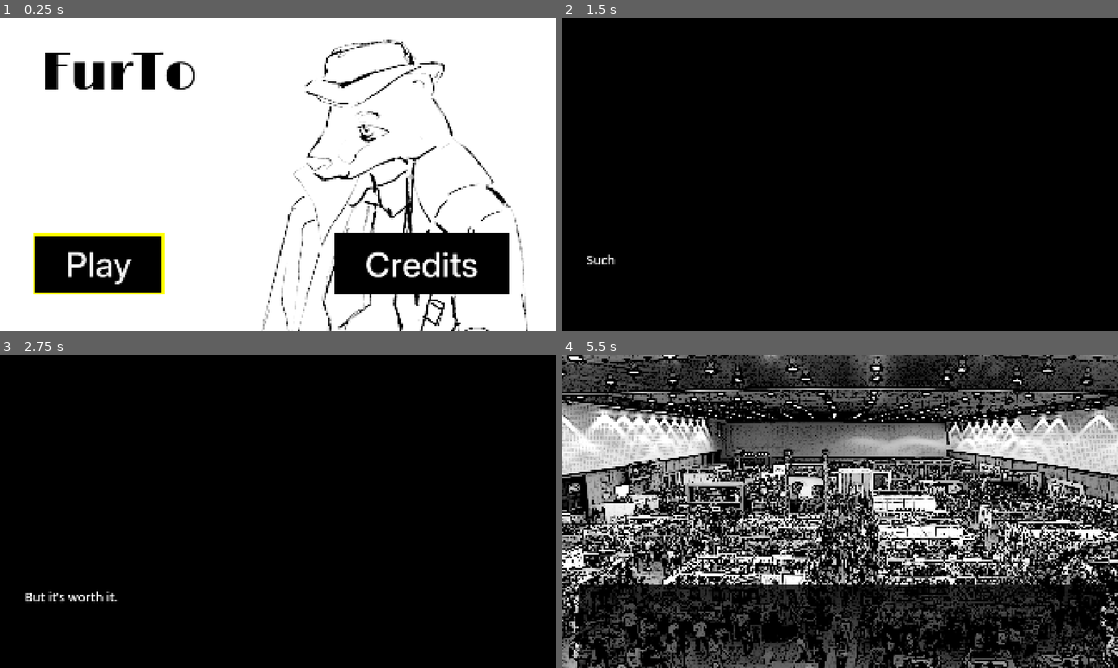
Above: before the commit, frames 1-4 (two rows, left to right).
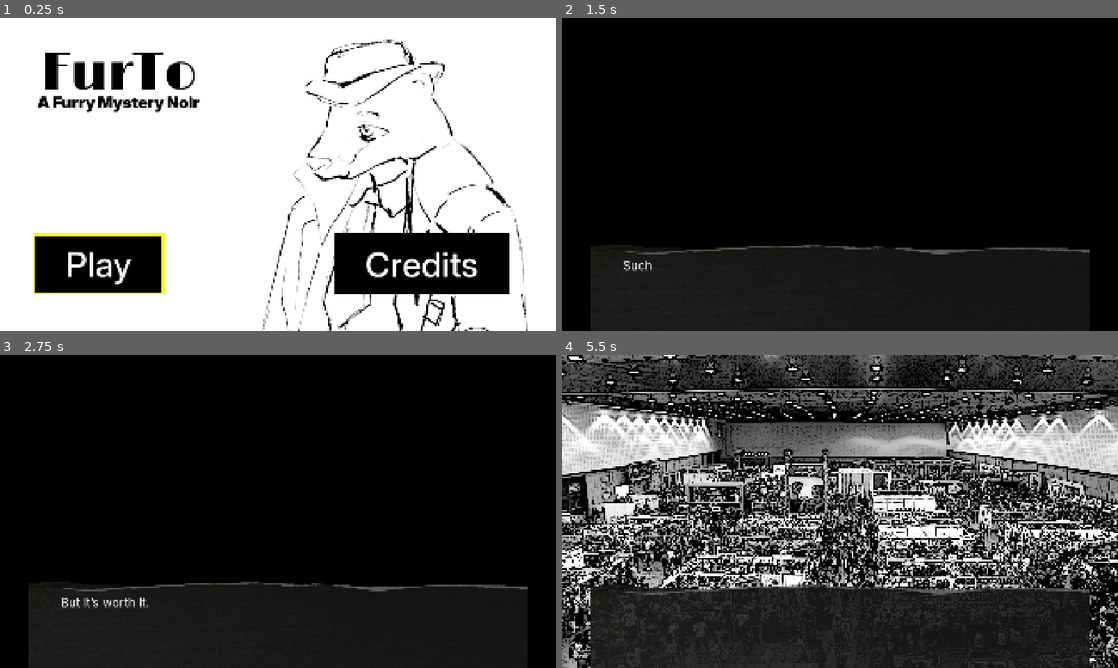
Above: after the commit, the same moments.

Repository: ricardobusta/globalgamejam2026
Game: Godot game, scene res://scenes/title.tscn
The game is run twice, just before and just after one commit, with the same random seed, the same clock (stepped at 60 frames per second) and the same inputs.
Inputs (mouse positions are in pixels of both pictures, inside the frame that each line leads up to):
- Up to frame 1 (0.25 s): no input
- Up to frame 2 (1.5 s): click "Play" at 0.5 s; tap Enter (ui_accept) at 1.25 s; move the mouse to (962, 158) at 1.27 s; click (962, 158) at 1.35 s
- Up to frame 3 (2.75 s): tap Enter (ui_accept) at 1.52, 2 s; drag from (166, 527) to (250, 574) at 2.02 s
- Up to frame 4 (5.5 s): tap Enter (ui_accept) at 2.75, 3.5, 4.52 s; move the mouse to (895, 442) at 2.77 s; click (895, 442) at 2.85 s; drag from (812, 574) to (673, 464) at 3.52 s; move the mouse to (1006, 558) at 4.27 s; click (1006, 558) at 4.35 s; drag from (673, 464) to (756, 433) at 5.02 s

The runs differ from the first frame. In frame 1, 0.7% of the frame differs, in the area x 6-36%, y 24-31%; in frame 2, 11%; in frame 3, 11%, in the area x 4-95%, y 72-100%; in frame 4, 9.5%.

Commit message:
update dialogue box

Diff:
--- a/furto/assets/ui/vn_canvas.tscn
+++ b/furto/assets/ui/vn_canvas.tscn
@@ -1,12 +1,10 @@
 [gd_scene format=3 uid="uid://c3u8e8mj4b84h"]
 
 [ext_resource type="Script" uid="uid://c3rdqgasncisv" path="res://code/vn/vn_root.gd" id="1_jihrm"]
-[ext_resource type="Texture2D" uid="uid://dccxrtcsne7xs" path="res://assets/ui/text_bg.png" id="1_k31s1"]
 [ext_resource type="Theme" uid="uid://dj207vo5msjl7" path="res://themes/options_button_theme.tres" id="2_6ds0g"]
+[ext_resource type="Texture2D" uid="uid://ctbp2c8pa36wm" path="res://assets/ui/bg_2.PNG" id="2_mgwlk"]
+[ext_resource type="FontFile" uid="uid://cx4wrrvh5muyh" path="res://fonts/Inter/Inter-VariableFont_opsz,wght.ttf" id="3_mgwlk"]
 [ext_resource type="FontFile" uid="uid://bsrjdp0fuupor" path="res://fonts/Limelight/Limelight-Regular.ttf" id="3_tdj6m"]
-
-[sub_resource type="Theme" id="Theme_7biu0"]
-RichTextLabel/font_sizes/normal_font_size = 42
 
 [sub_resource type="StyleBoxFlat" id="StyleBoxFlat_jihrm"]
 content_margin_left = 30.0
@@ -24,6 +22,10 @@
 Label/font_sizes/font_size = 56
 Label/fonts/font = ExtResource("3_tdj6m")
 Label/styles/normal = SubResource("StyleBoxFlat_jihrm")
+
+[sub_resource type="Theme" id="Theme_7biu0"]
+RichTextLabel/font_sizes/normal_font_size = 42
+RichTextLabel/fonts/normal_font = ExtResource("3_mgwlk")
 
 [node name="VNCanvas" type="CanvasLayer" unique_id=1433724896]
 layer = 10
@@ -43,32 +45,15 @@
 anchor_top = 1.0
 anchor_right = 1.0
 anchor_bottom = 1.0
-offset_left = 60.0
+offset_left = 100.0
 offset_top = -325.0
-offset_right = -60.0
-offset_bottom = -25.0
+offset_right = -100.0
+offset_bottom = 25.0
 grow_horizontal = 2
 grow_vertical = 0
 pivot_offset_ratio = Vector2(0.5, 0.5)
-texture = ExtResource("1_k31s1")
+texture = ExtResource("2_mgwlk")
 expand_mode = 1
-
-[node name="TextLabel" type="RichTextLabel" parent="Root/TextPanel" unique_id=606768967]
-layout_mode = 1
-anchors_preset = 15
-anchor_right = 1.0
-anchor_bottom = 1.0
-offset_left = 25.0
-offset_top = 27.0
-offset_right = -25.0
-offset_bottom = -23.0
-grow_horizontal = 2
-grow_vertical = 2
-pivot_offset_ratio = Vector2(0.5, 0.5)
-theme = SubResource("Theme_7biu0")
-bbcode_enabled = true
-text = "Lorem ipsum dolor sit amet, consectetur adipiscing elit. Aenean finibus lacinia euismod. Vestibulum et lectus dignissim, dignissim lorem lacinia, porttitor ligula. Pellentesque habitant morbi tristique senectus et netus et malesuada fames ac turpis egestas. Aenean tellus massa, gravida vel erat eget, tincidunt imperdiet urna."
-scroll_active = false
 
 [node name="NameLabel" type="Label" parent="Root/TextPanel" unique_id=1359437075]
 layout_mode = 1
@@ -85,6 +70,23 @@
 text = "Name"
 horizontal_alignment = 1
 vertical_alignment = 1
+
+[node name="TextLabel" type="RichTextLabel" parent="Root/TextPanel" unique_id=606768967]
+layout_mode = 1
+anchors_preset = 15
+anchor_right = 1.0
+anchor_bottom = 1.0
+offset_left = 110.0
+offset_top = 49.0
+offset_right = -110.0
+offset_bottom = -1.0
+grow_horizontal = 2
+grow_vertical = 2
+pivot_offset_ratio = Vector2(0.5, 0.5)
+theme = SubResource("Theme_7biu0")
+bbcode_enabled = true
+text = "Lorem ipsum dolor sit amet, consectetur adipiscing elit. Aenean finibus lacinia euismod. Vestibulum et lectus dignissim, dignissim lorem lacinia, porttitor ligula. Pellentesque habitant morbi tristique senectus et netus et malesuada fames ac turpis egestas. Aenean tellus massa, gravida vel erat eget, tincidunt imperdiet urna."
+scroll_active = false
 
 [node name="OptionsLayout" type="VBoxContainer" parent="Root" unique_id=1762454750]
 layout_mode = 1
--- a/furto/code/vn/vn_controller.gd
+++ b/furto/code/vn/vn_controller.gd
@@ -104,6 +104,7 @@
 
 	if character != null:
 		character.position.x = character.get_off_position()
+		character.position.y = 1080-100
 		character.visible = true
 		tween.parallel().tween_property(character, "position:x", character.get_on_position(), vn_text_animate_duration)
 
--- a/furto/scenes/credits.tscn
+++ b/furto/scenes/credits.tscn
@@ -4,11 +4,15 @@
 [ext_resource type="Theme" uid="uid://bt6nn1uwx8s40" path="res://themes/main_menu_button.tres" id="2_2ckv8"]
 [ext_resource type="Texture2D" uid="uid://seg8xnh5dc08" path="res://assets/characters/noir_alice/noir_alice.png" id="2_2fbfq"]
 [ext_resource type="Texture2D" uid="uid://d2iklhrltqxbi" path="res://assets/characters/noir_davian/noir_davian.png" id="3_8gwij"]
+[ext_resource type="FontFile" uid="uid://l06r1wufdmqd" path="res://fonts/Inter/Inter_28pt-Black.ttf" id="4_mah5v"]
+[ext_resource type="FontFile" uid="uid://cx4wrrvh5muyh" path="res://fonts/Inter/Inter-VariableFont_opsz,wght.ttf" id="5_kyhnv"]
 
 [sub_resource type="Theme" id="Theme_0ctdu"]
 RichTextLabel/font_sizes/bold_font_size = 30
 RichTextLabel/font_sizes/italics_font_size = 60
 RichTextLabel/font_sizes/normal_font_size = 40
+RichTextLabel/fonts/bold_font = ExtResource("4_mah5v")
+RichTextLabel/fonts/normal_font = ExtResource("5_kyhnv")
 
 [node name="Credits" type="Control" unique_id=1955581996]
 layout_mode = 3
@@ -28,7 +32,6 @@
 offset_bottom = -4.0
 grow_horizontal = 2
 grow_vertical = 2
-color = Color(0.8367553, 0.8367553, 0.8367551, 1)
 
 [node name="Alice" type="TextureRect" parent="." unique_id=314761425]
 layout_mode = 0
@@ -58,8 +61,8 @@
 anchors_preset = 15
 anchor_right = 1.0
 anchor_bottom = 1.0
-offset_top = -1.0
-offset_bottom = -1.0
+offset_top = -5.0
+offset_bottom = -5.0
 grow_horizontal = 2
 grow_vertical = 2
 theme = SubResource("Theme_0ctdu")
@@ -79,8 +82,9 @@
 Lara Monteiro
 [b]Game Concept[/b]
 Lamartine Queiroga
+[b]UI/UX-lite[/b]
+Tito
 [b]Special Thanks[/b]
-Tito
 Mariana
 Heitor
 Our cats"
@@ -94,9 +98,9 @@
 anchor_top = 1.0
 anchor_right = 1.0
 anchor_bottom = 1.0
-offset_left = -362.0
-offset_top = -153.0
-offset_right = -88.0
+offset_left = -454.0
+offset_top = -214.0
+offset_right = -122.22998
 offset_bottom = -68.0
 grow_horizontal = 0
 grow_vertical = 0
--- a/furto/scenes/gameplay.tscn
+++ b/furto/scenes/gameplay.tscn
@@ -6,7 +6,6 @@
 
 [node name="GameplayRoot" type="Node" unique_id=654853788]
 script = ExtResource("1_7biu0")
-placeholder_background_investigation_location = null
 
 [node name="VNController" type="Node" parent="." unique_id=521650082]
 script = ExtResource("2_ct7aa")
--- a/furto/scenes/title.tscn
+++ b/furto/scenes/title.tscn
@@ -4,6 +4,7 @@
 [ext_resource type="Texture2D" uid="uid://b6oprij5heup1" path="res://assets/characters/baggy/baggy.png" id="2_p6dhs"]
 [ext_resource type="FontFile" uid="uid://bsrjdp0fuupor" path="res://fonts/Limelight/Limelight-Regular.ttf" id="3_b3w7a"]
 [ext_resource type="Theme" uid="uid://bt6nn1uwx8s40" path="res://themes/main_menu_button.tres" id="3_pyl7j"]
+[ext_resource type="FontFile" uid="uid://l06r1wufdmqd" path="res://fonts/Inter/Inter_28pt-Black.ttf" id="4_b3w7a"]
 
 [sub_resource type="Theme" id="Theme_b3w7a"]
 default_font = ExtResource("3_b3w7a")
@@ -57,6 +58,23 @@
 horizontal_alignment = 1
 vertical_alignment = 1
 
+[node name="Label2" type="Label" parent="." unique_id=880466978]
+layout_mode = 1
+anchors_preset = 5
+anchor_left = 0.5
+anchor_right = 0.5
+offset_left = -821.0
+offset_top = 169.0
+offset_right = -280.0
+offset_bottom = 415.0
+grow_horizontal = 2
+theme = SubResource("Theme_b3w7a")
+theme_override_fonts/font = ExtResource("4_b3w7a")
+theme_override_font_sizes/font_size = 55
+text = "A Furry Mystery Noir"
+horizontal_alignment = 1
+vertical_alignment = 1
+
 [node name="PlayButton" type="Button" parent="." unique_id=1802691827]
 layout_mode = 1
 anchors_preset = 7
Binary file added: furto/assets/ui/bg_2.PNG
Not shown, added: furto/assets/ui/bg_2.PNG.import
Binary file added: furto/fonts/Inter/Inter_28pt-Black.ttf
Not shown, added: furto/fonts/Inter/Inter_28pt-Black.ttf.import
